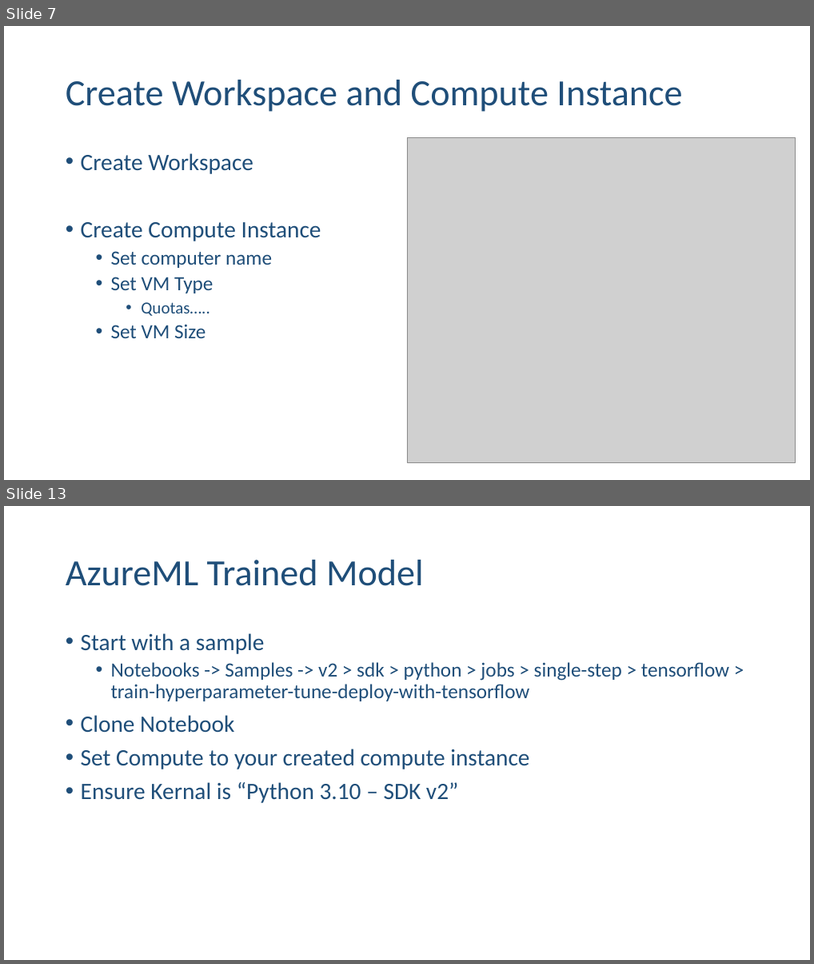
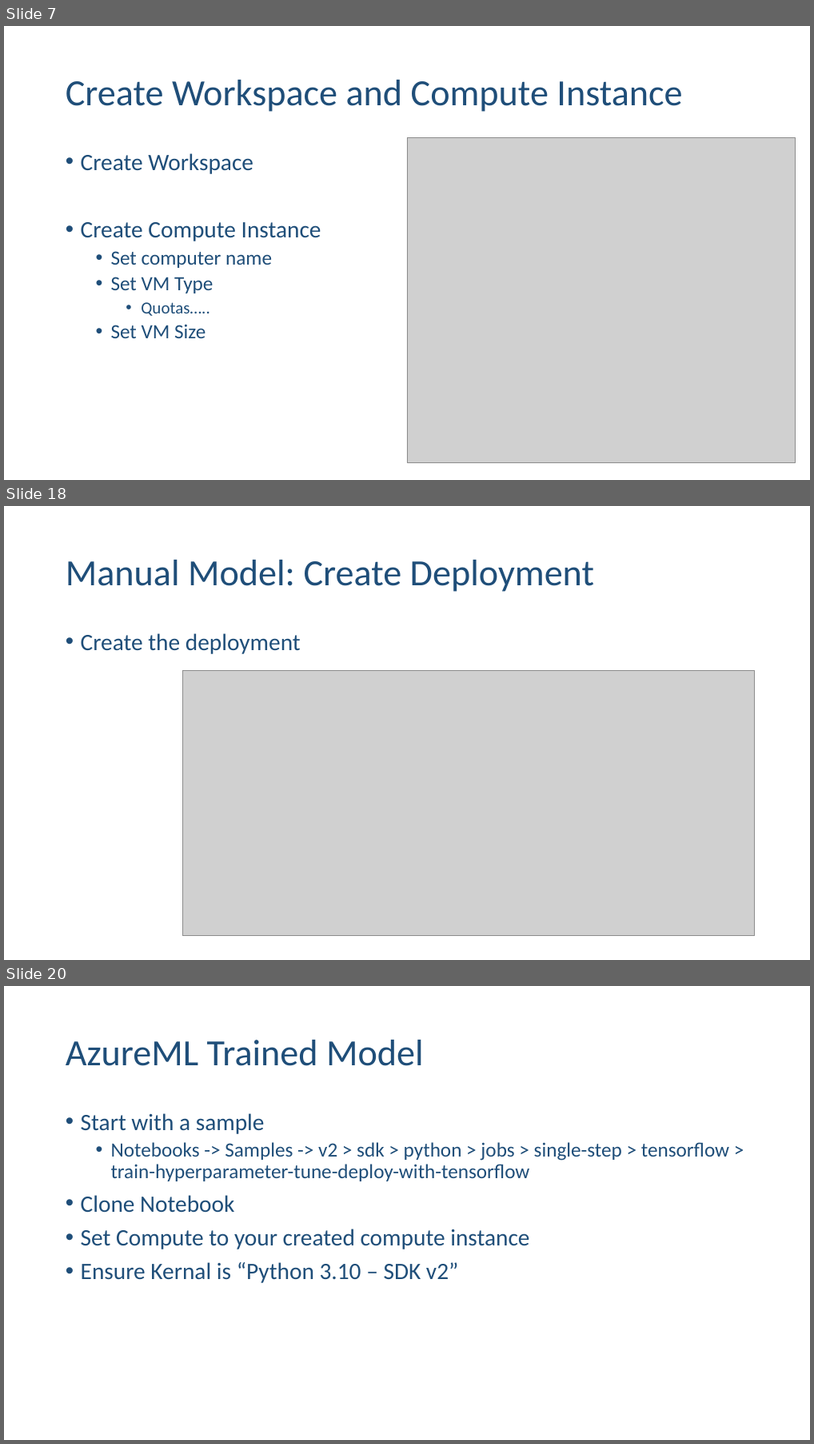
Before and after one commit to ehennis/Blog, a slide deck: AzureML/NebraskaCode.pptx. Shown one above the other, each under a label of ours: slides 7 and 13 before the commit, slides 7, 18 and 20 after it; the slides between them are not shown. The pictures are 814x964 and 814x1444 pixels, drawn with LibreOffice and Linux fonts; fonts in the diff are those of the drawing; grey boxes stand for pictures. Boxes give left, top, right and bottom in pixels: in the first picture for what was removed or moved away, otherwise in the second. Text is boxed around its words. In the diff, an @@ line names an element or a change of style, - is before the commit and + after.

```diff
--- a/AzureML/NebraskaCode.pptx
+++ b/AzureML/NebraskaCode.pptx
@@ slide 18 added at (4,506,810,960), background #FFFFFF @@
@@ title added at (66,560,594,592), 44 pt, text #1F4E79 @@
+Manual Model: Create Deployment
@@ text added at (81,633,301,654), 28 pt, text #1F4E79 @@
+• Create the deployment
@@ picture added at (182,671,755,936) @@
@@ what was slide 13 is now slide 20 @@
```
Also in this commit, not shown: 5 slides changed, 6 other slides added, 5 other files.
